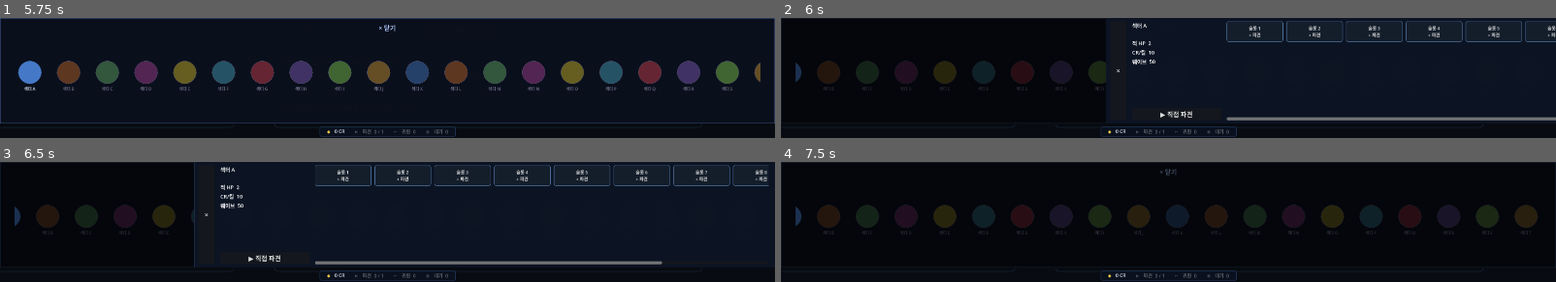
Above: before the commit, frames 1-4 (two rows, left to right).
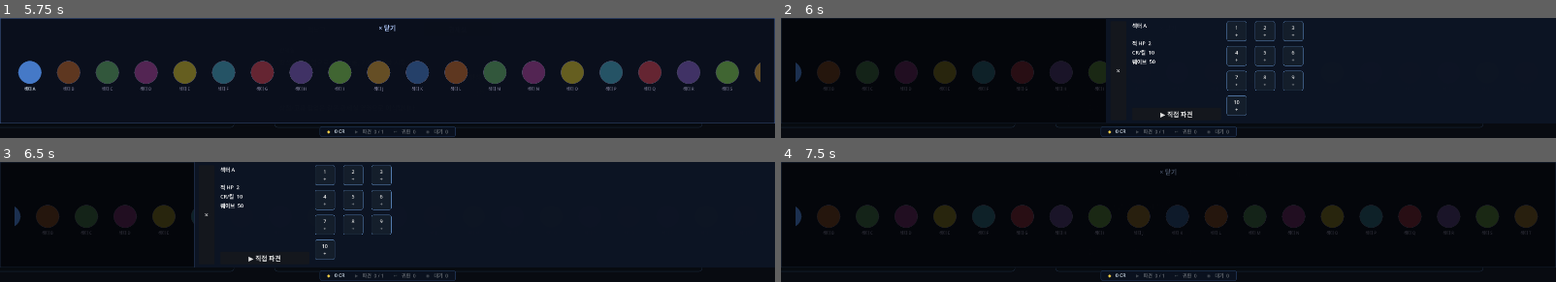
Above: after the commit, the same moments.

Repository: havergooday/dockclicker
Game: Godot game, scene res://scenes/main/main.tscn
Same seed, same stepped clock (60 frames per second), same inputs: the game is played once before the commit and once after it.
Inputs (mouse positions are in pixels of both pictures, inside the frame that each line leads up to):
- Up to frame 1 (5.75 s): click "항성지도 열기" at 0.5 s; click "격납고" at 1.25 s; click "브릿지" at 2 s; click "관제실" at 2.75 s; click "항성지도 열기" at 3.5 s; click "× 닫기" at 4.25 s; click "항성지도 열기" at 5 s
- Up to frame 2 (6 s): click (812, 76) at 5.77 s
- Up to frame 3 (6.5 s): no input
- Up to frame 4 (7.5 s): click (788, 220) at 6.52 s; click "×" at 7.25 s

Frame 1 is identical in both runs. In frame 2, 3.3% of the frame differs, in the area x 57-100%, y 2-86%; in frame 3, 3.8%, in the area x 40-100%, y 2-86%; in frame 4, nothing differs.

Commit message:
feat: slot grid 4-row squares, slot/bay right-click drag scroll
행성 슬롯: 50×50 정사각형 카드, 4행 그리드 (ceili(max_slots/4) 열),
간격 h=20/v=12, 스크롤바 숨김, 우클릭 드래그 가로 스크롤.
베이 팝업: X|bay그리드 수평 레이아웃으로 재설계, 헤더 텍스트 제거,
스크롤바 숨김, 우클릭 드래그 가로 스크롤.

Co-Authored-By: Claude Sonnet 4.6 <noreply@anthropic.com>

Diff:
--- a/scripts/ui/star_map_popup.gd
+++ b/scripts/ui/star_map_popup.gd
@@ -28,6 +28,9 @@
 var _planet_drag_scroll_start: int = 0
 var _detail_overlay: ColorRect
 var _slot_scroll_container: ScrollContainer
+var _slot_dragging: bool = false
+var _slot_drag_anchor_x: float = 0.0
+var _slot_drag_scroll_start: int = 0
 var _bay_panel: PanelContainer
 var _bay_grid: GridContainer
 var _bay_scroll: ScrollContainer
@@ -261,7 +264,7 @@
 	row.add_child(slot_wrap)
 
 	_slot_scroll_container = ScrollContainer.new()
-	_slot_scroll_container.horizontal_scroll_mode = ScrollContainer.SCROLL_MODE_AUTO
+	_slot_scroll_container.horizontal_scroll_mode = ScrollContainer.SCROLL_MODE_SHOW_NEVER
 	_slot_scroll_container.vertical_scroll_mode = ScrollContainer.SCROLL_MODE_DISABLED
 	_slot_scroll_container.size_flags_horizontal = Control.SIZE_EXPAND_FILL
 	_slot_scroll_container.size_flags_vertical = Control.SIZE_EXPAND_FILL
@@ -269,15 +272,12 @@
 
 	_slot_grid = GridContainer.new()
 	_slot_grid.columns = 4
-	_slot_grid.add_theme_constant_override("h_separation", 8)
-	_slot_grid.add_theme_constant_override("v_separation", 8)
+	_slot_grid.add_theme_constant_override("h_separation", 20)
+	_slot_grid.add_theme_constant_override("v_separation", 12)
 	_slot_scroll_container.add_child(_slot_grid)
 
 
 func _build_bay_panel() -> void:
-	# Positioned to cover the slot section of the slide panel.
-	# Slide panel starts at anchor_left=0.25; fixed content (X btn + info) = ~300px,
-	# so offset_left=300 aligns the bay panel's left edge with the slot area start.
 	_bay_panel = PanelContainer.new()
 	_bay_panel.anchor_left = 0.25
 	_bay_panel.anchor_top = 0.0
@@ -295,39 +295,37 @@
 	style.border_width_top = 0
 	style.border_width_right = 0
 	style.border_width_bottom = 0
-	style.content_margin_left = 10
+	style.content_margin_left = 8
 	style.content_margin_right = 12
 	style.content_margin_top = 8
 	style.content_margin_bottom = 8
 	_bay_panel.add_theme_stylebox_override("panel", style)
 	add_child(_bay_panel)
 
-	var vbox := VBoxContainer.new()
-	vbox.set_anchors_and_offsets_preset(Control.PRESET_FULL_RECT)
-	vbox.add_theme_constant_override("separation", 6)
-	_bay_panel.add_child(vbox)
-
-	var header := HBoxContainer.new()
-	vbox.add_child(header)
+	var row := HBoxContainer.new()
+	row.set_anchors_and_offsets_preset(Control.PRESET_FULL_RECT)
+	row.add_theme_constant_override("separation", 6)
+	_bay_panel.add_child(row)
 
 	var cancel_btn := Button.new()
 	cancel_btn.text = "×"
 	cancel_btn.flat = true
-	cancel_btn.custom_minimum_size = Vector2(28, 24)
+	cancel_btn.custom_minimum_size = Vector2(28, 0)
+	cancel_btn.size_flags_vertical = Control.SIZE_EXPAND_FILL
 	cancel_btn.pressed.connect(_hide_bay_panel)
-	header.add_child(cancel_btn)
+	row.add_child(cancel_btn)
 
 	_bay_scroll = ScrollContainer.new()
 	_bay_scroll.size_flags_horizontal = Control.SIZE_EXPAND_FILL
 	_bay_scroll.size_flags_vertical = Control.SIZE_EXPAND_FILL
-	_bay_scroll.horizontal_scroll_mode = ScrollContainer.SCROLL_MODE_AUTO
+	_bay_scroll.horizontal_scroll_mode = ScrollContainer.SCROLL_MODE_SHOW_NEVER
 	_bay_scroll.vertical_scroll_mode = ScrollContainer.SCROLL_MODE_DISABLED
-	vbox.add_child(_bay_scroll)
+	row.add_child(_bay_scroll)
 
 	_bay_grid = GridContainer.new()
 	_bay_grid.columns = 2
-	_bay_grid.add_theme_constant_override("h_separation", 8)
-	_bay_grid.add_theme_constant_override("v_separation", 8)
+	_bay_grid.add_theme_constant_override("h_separation", 16)
+	_bay_grid.add_theme_constant_override("v_separation", 12)
 	_bay_scroll.add_child(_bay_grid)
 
 
@@ -454,7 +452,7 @@
 		var s := GameState.auto_slots[i] as DispatchManager.AutoSlot
 		if s.planet == _selected_planet_id and s.state in ["on_mission", "returning", "returned"]:
 			active_bays.append(i)
-	_slot_grid.columns = max_slots
+	_slot_grid.columns = ceili(max_slots / 4.0)
 	for i in max_slots:
 		var bay_index: int = active_bays[i] if i < active_bays.size() else -1
 		_slot_grid.add_child(_make_planet_slot_card(i, bay_index))
@@ -463,15 +461,21 @@
 func _make_planet_slot_card(slot_idx: int, bay_index: int) -> Button:
 	var btn := Button.new()
 	btn.toggle_mode = false
-	btn.custom_minimum_size = Vector2(140, 52)
-	btn.add_theme_font_size_override("font_size", 11)
+	btn.custom_minimum_size = Vector2(50, 50)
+	btn.add_theme_font_size_override("font_size", 13)
 	if bay_index < 0:
-		btn.text = "슬롯 %d\n+ 파견" % (slot_idx + 1)
+		btn.text = "%d\n+" % (slot_idx + 1)
 		btn.pressed.connect(func(): _show_bay_panel(slot_idx))
 		_apply_slot_style(btn, "offline", false)
 	else:
 		var slot := GameState.auto_slots[bay_index] as DispatchManager.AutoSlot
-		btn.text = "슬롯 %d  BAY %02d\n%s" % [slot_idx + 1, bay_index + 1, _slot_state_text(slot.state, true, slot.planet)]
+		var abbr: String
+		match slot.state:
+			"on_mission": abbr = "▶"
+			"returning":  abbr = "◀"
+			"returned":   abbr = "★"
+			_:            abbr = "?"
+		btn.text = "%d\n%s" % [slot_idx + 1, abbr]
 		if slot.state == "returned":
 			btn.pressed.connect(func(): _collect_bay(bay_index))
 		_apply_slot_style(btn, slot.state, true)
@@ -696,6 +700,20 @@
 			get_viewport().set_input_as_handled()
 		return
 	if _planet_detail_mode:
+		if event is InputEventMouseButton and event.button_index == MOUSE_BUTTON_RIGHT:
+			if event.pressed:
+				_slot_dragging = true
+				_slot_drag_anchor_x = event.position.x
+				_slot_drag_scroll_start = _slot_scroll_container.scroll_horizontal
+				get_viewport().set_input_as_handled()
+			else:
+				_slot_dragging = false
+				get_viewport().set_input_as_handled()
+		elif event is InputEventMouseMotion and _slot_dragging:
+			var delta := int(_slot_drag_anchor_x - event.position.x)
+			var max_scroll := maxi(0, int(_slot_grid.size.x - _slot_scroll_container.size.x))
+			_slot_scroll_container.scroll_horizontal = clampi(_slot_drag_scroll_start + delta, 0, max_scroll)
+			get_viewport().set_input_as_handled()
 		return
 	if event is InputEventMouseButton and event.button_index == MOUSE_BUTTON_RIGHT:
 		if event.pressed:
